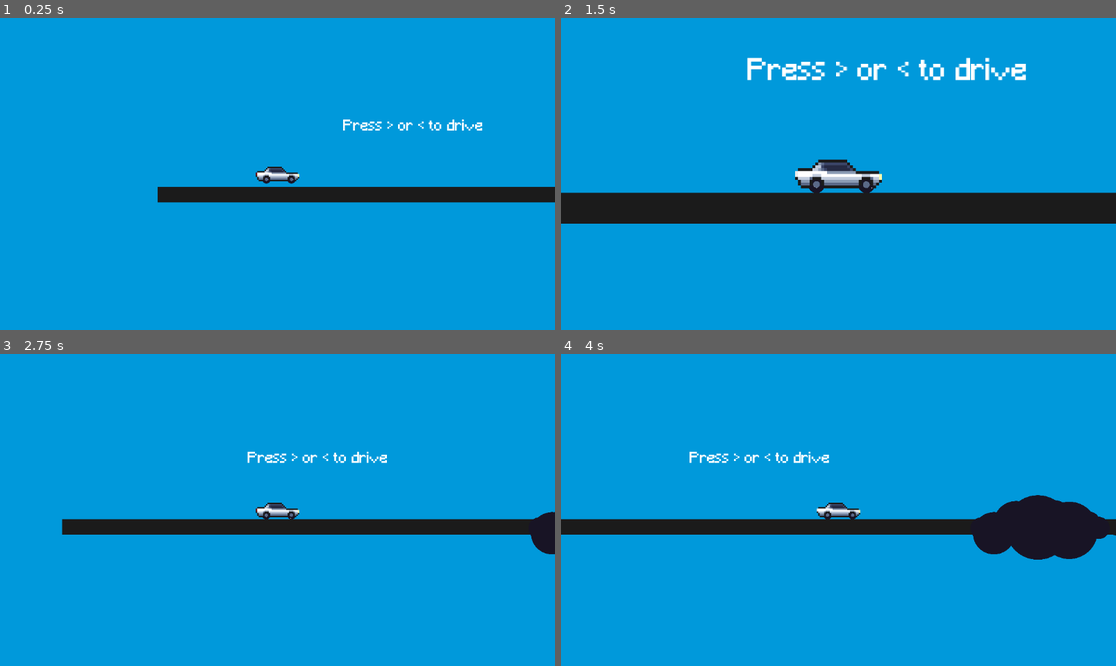
Above: before the commit, frames 1-4 (two rows, left to right).
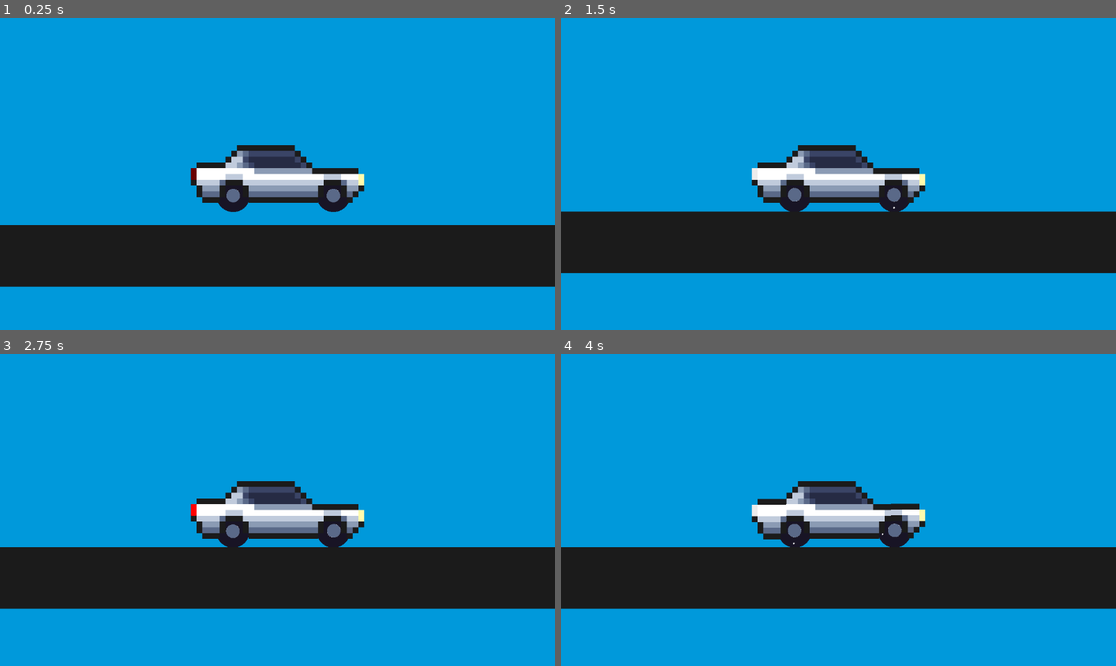
Above: after the commit, the same moments.

Repository: keepyourarrow/SkyWheels
Game: Godot game, scene res://Scenes/test_world.tscn
Same seed, same stepped clock (60 frames per second), same inputs: the game is played once before the commit and once after it.
Inputs:
- Up to frame 1 (0.25 s): no input
- Up to frame 2 (1.5 s): hold Right (ui_right) 0.53-1.28 s; hold X (x) 0.53-1.28 s; tap Z (z) at 0.8, 1.35 s; hold Left (ui_left) from 1.28 s (still down)
- Up to frame 3 (2.75 s): tap X (x) at 1.55 s; release Left (ui_left) at 2.03 s; hold Right (ui_right) from 2.03 s (still down); hold X (x) from 2.03 s (still down); tap Z (z) at 2.3 s
- Up to frame 4 (4 s): release X (x) at 2.78 s; tap Z (z) at 2.85, 3.8 s; tap X (x) at 3.05 s; release Right (ui_right) at 3.53 s; hold Left (ui_left) from 3.53 s (still down); hold X (x) from 3.53 s (still down)

The runs differ from the first frame. In frame 1, 26% of the frame differs, in the area x 0-100%, y 32-87%; in frame 2, 26%; in frame 3, 27%; in frame 4, 29%, in the area x 0-100%, y 31-82%.

Commit message:
Update sedan_1.gd
refactored sedan_1.gd file

Diff:
--- a/Scripts/sedan_1.gd
+++ b/Scripts/sedan_1.gd
@@ -6,42 +6,46 @@
 @onready var R_cast = $PinJoint2D2/RearRaycast
 @onready var resetButton = $Camera2D/Resetbutton
 
+@export var force = 100
+const MAX_SPEED = Vector2(350,0)
+const ROTATION_MODIFIER = 5;
 
-@export var force = 100
-var MAX_SPEED = Vector2(350,0)
+func _physics_process(_delta):
+	handle_movement()
+	handle_camera_zoom()
+	$Camera2D.zoom = Vector2(4,4)
 
-func _process(_delta):
-
-	var forceVec = Vector2(force-rotation*5,0).rotated(rotation)
-
-	if F_cast.is_colliding() or F_cast.is_colliding():
-		print("On Ground")
-		if linear_velocity.rotated(rotation) <= MAX_SPEED:
-			if Input.is_action_pressed("ui_right") or Input.is_action_pressed("R1"):
-				apply_central_impulse(forceVec)
-
-				#Rear Light activation-----------------
-				if linear_velocity.rotated(rotation).x <0:
-					$rearLight.enabled = true
-					$backingLight.visible = false
-				else:
-					$rearLight.enabled = false
-				#--------------------------------------
-		if linear_velocity.rotated(rotation) >= -MAX_SPEED:
-			if Input.is_action_pressed("ui_left") or Input.is_action_pressed("L1"):
-				apply_central_impulse(-forceVec)
-
-				#Rear Light activation--------------------
-				if linear_velocity.rotated(rotation).x >0:
-					$rearLight.enabled = true
-				else:
-					$rearLight.enabled = false
-					$backingLight.visible = true
-				#-----------------------------------------
-	else:
-		print("in air")
-
+func handle_camera_zoom():
 	if Input.is_action_pressed("z"):
 		$Camera2D.zoom = Vector2(2,2)
 	if Input.is_action_pressed("x"):
 		$Camera2D.zoom = Vector2(1,1)
+
+
+func handle_movement():
+	var forceVec = Vector2(force-rotation * ROTATION_MODIFIER, 0).rotated(rotation)
+
+	var is_on_ground = F_cast.is_colliding() or F_cast.is_colliding()
+	var is_right_pressed = Input.is_action_pressed("ui_right") or Input.is_action_pressed("R1")
+	var is_left_pressed = Input.is_action_pressed("ui_left") or Input.is_action_pressed("L1")
+
+	if is_on_ground:
+		print("On Ground")
+		if linear_velocity.rotated(rotation) <= MAX_SPEED:
+			if is_right_pressed:
+				apply_central_impulse(forceVec)
+		if linear_velocity.rotated(rotation) >= -MAX_SPEED:
+			if is_left_pressed:
+				apply_central_impulse(-forceVec)
+
+		update_rear_lights(linear_velocity.rotated(rotation))
+	else:
+		print("in air")
+
+
+func update_rear_lights(velocity):
+	const REAR_LIGHT_THRESHOLD = 1
+	const BACK_LIGHT_THRESHOLD = -10
+
+	$rearLight.enabled = velocity.x > REAR_LIGHT_THRESHOLD
+	$backingLight.visible = velocity.x < BACK_LIGHT_THRESHOLD
